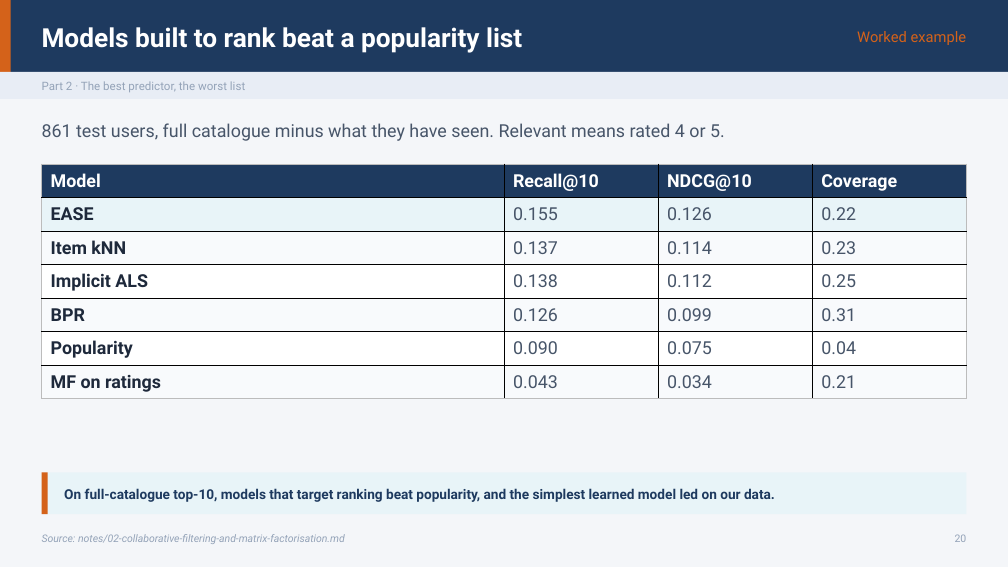
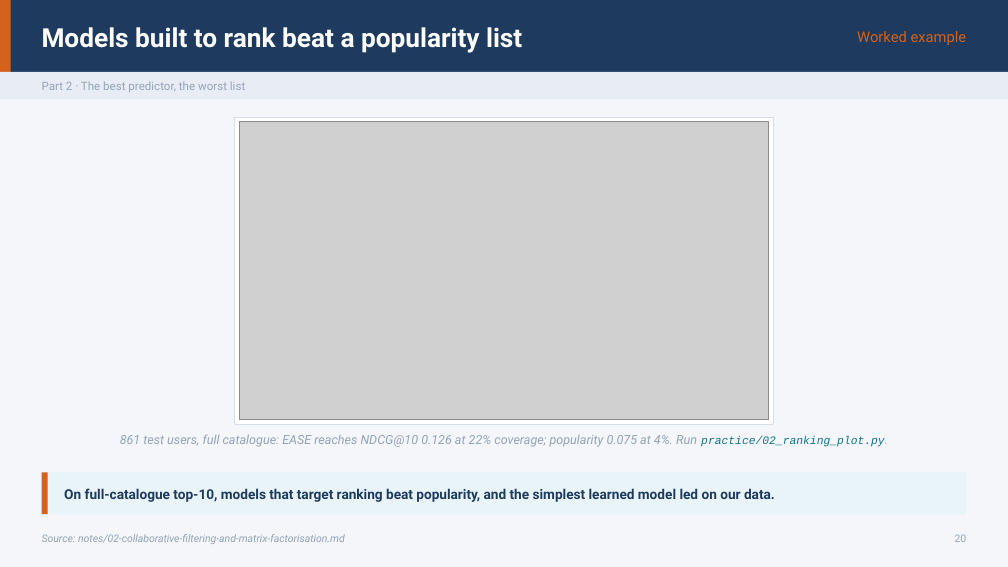
Before and after one commit to ramseywise/learn-ai-engineering, a slide deck: slide 20 of data-science/05-time-series-and-recommenders/slides/time-series-and-recommenders.pptx. Drawn at 1008x567 pixels with LibreOffice and Linux fonts; fonts in the diff are those of the drawing; grey boxes stand for pictures. Boxes give left, top, right and bottom in pixels: in the first picture for what was removed or moved away, otherwise in the second. Text is boxed around its words. In the diff, an @@ line names an element or a change of style, - is before the commit and + after.

```diff
--- a/data-science/05-time-series-and-recommenders/slides/time-series-and-recommenders.pptx
+++ b/data-science/05-time-series-and-recommenders/slides/time-series-and-recommenders.pptx
@@ rectangle added at bbox=[234, 117, 773, 424], fill #FFFFFF, outline #D5DEEA 0.75 pt @@
@@ text removed at bbox=[42, 123, 725, 141] @@
-861 test users, full catalogue minus what they have seen. Relevant means rated 4 or 5.
@@ picture added at bbox=[239, 122, 768, 420] @@
@@ table removed at bbox=[42, 164, 967, 399], 7 rows, 4 columns @@
-Model | Recall@10 | NDCG@10 | Coverage
-EASE | 0.155 | 0.126 | 0.22
-Item kNN | 0.137 | 0.114 | 0.23
-Implicit ALS | 0.138 | 0.112 | 0.25
-BPR | 0.126 | 0.099 | 0.31
-Popularity | 0.090 | 0.075 | 0.04
-MF on ratings | 0.043 | 0.034 | 0.21
@@ text added at bbox=[120, 434, 884, 447], 12 pt, text #94A3B8, italic @@
+861 test users, full catalogue: EASE reaches NDCG@10 0.126 at 22% coverage; popularity 0.075 at 4%. Run practice/02_ranking_plot.py.
```
Also in this commit, not shown: 1 other slide changed, 30 other files.
